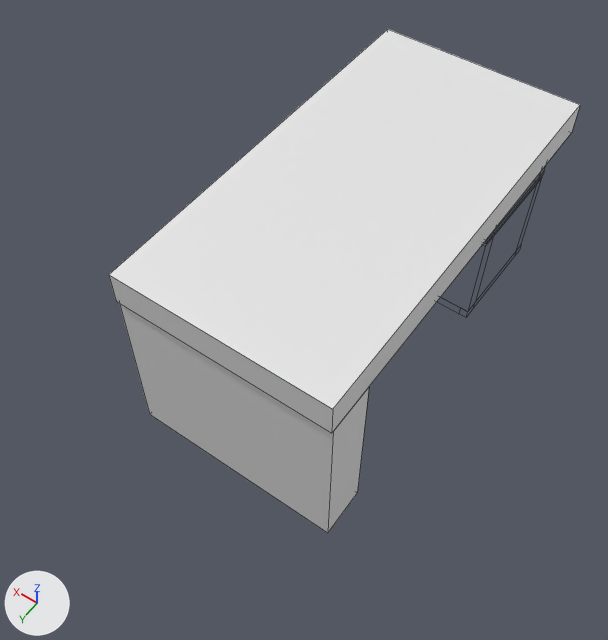
An edit to the Blender file Toxic Terror Jam/Assets/Art/3D/Office Decoration/Desk/desk.blend, drawn before and after from the same camera.
One viewpoint serves both versions: a 50 mm camera at (-7.67, 13.32, 18.72) aimed at (0.3, 2.16, 1.19). Arrows for +X, +Y and +Z are at lower left; the lights stay in place. Mesh edges are drawn as thin lines.

The scene before the commit, as lines of its bpy script (objects in view):
```python
me_cube = bpy.data.meshes.new('Cube')
me_cube.from_pydata(...)  # 16 vertices, 12 faces; spans x -1.0..1.0, y -1.0..1.0, z -11.69..1.0
me_cube.materials.append(mat_material)  # white #e7e7e7
# before: 0 (1.0, 1.0, 1.0) at pixel (108, 274), 1 (1.0, 1.0, -1.0) at pixel (116, 301), 4 (-1.0, 1.0, 1.0) at pixel (332, 409), 5 (-1.0, 1.0, -1.0) at pixel (331, 433)
me_drawer_001 = bpy.data.meshes.new('Drawer.001')
me_drawer_001.from_pydata(...)  # 42 vertices, 40 faces; spans x 0.91..2.26, y -2.38..-1.27, z -8.05..-6.07
me_drawer_001.materials.append(mat_prototype_512x512_yellow_001)
ob_cube = bpy.data.objects.new('Cube', me_cube)
ob_cube.location = (0.0, 0.0, 4.15)
ob_cube.scale = (3.01, 5.81, 0.466)
ob_drawer = bpy.data.objects.new('Drawer', me_drawer_001)
ob_drawer.location = (-16.9, 0.25, 5.42)
ob_drawer.rotation_euler = (1.582, 0.00344, -1.588)  # degrees (91, 0.2, -91)
ob_drawer.scale = (2.54, 2.86, 2.36)
```
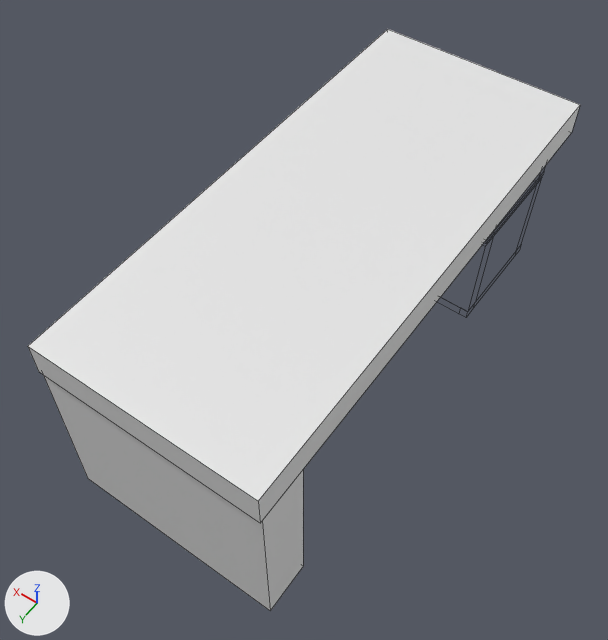
Changed parts and their boxes (x1, y1, x2, y2) in the pictures (608 x 640 px; the box of a moved part takes in the faces that stretch with it):
'Cube', reshaped (17% wider, 15% taller)
    before: (109, 29, 580, 533)
    after: (28, 29, 580, 611)
part 1 of me_cube, moved or reshaped
    before: (119, 303, 369, 533)
    after: (44, 376, 303, 611)
part 2 of me_cube, moved or reshaped
    before: (109, 272, 370, 433)
    after: (28, 272, 370, 523)

Edits to the bpy script that builds the scene:
```text
Change me_cube:
    where me_cube.from_pydata(...)  # 16 vertices, 12 faces; spans x -1.0..1.0, y -1.0..1.0, z -11.69..1.0
    used by ob_cube; location = (0.0, 0.0, 4.15); scale = (3.01, 5.81, 0.466)
    me_cube part 1: the loose piece of 8 vertices spanning x -1.0..0.99, y 0.76..0.99, z -11.69..-1.0 is moved by (0.0, 0.41, 0.0)
    me_cube part 2
    add for i in [0, 1, 4, 5]: me_cube.vertices[i].co += Vector((0.0, 0.41, 0.0))
```
